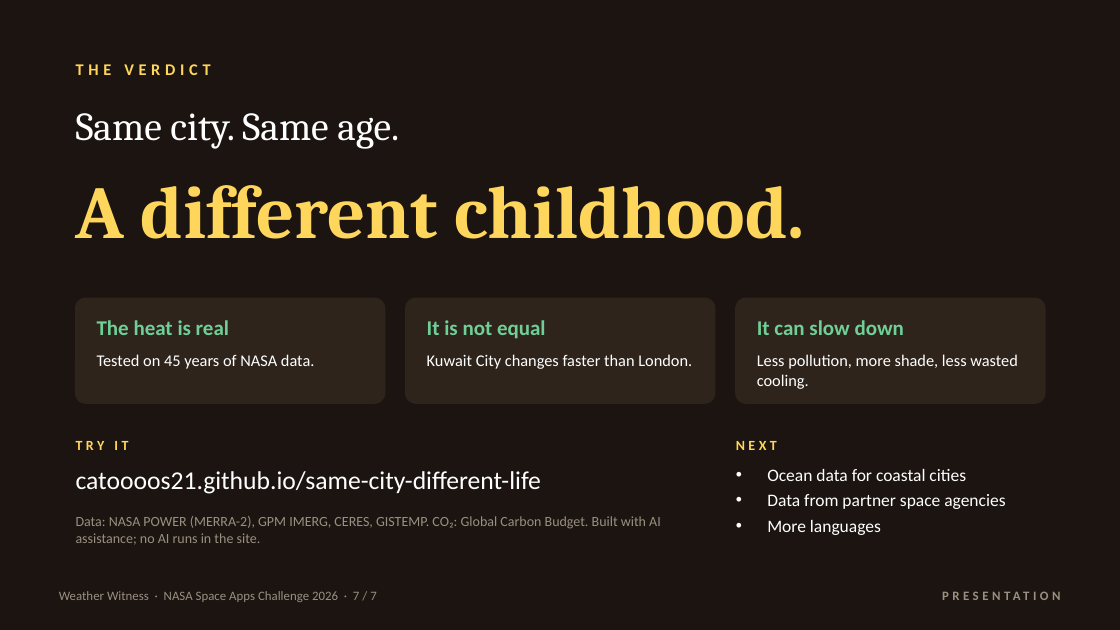
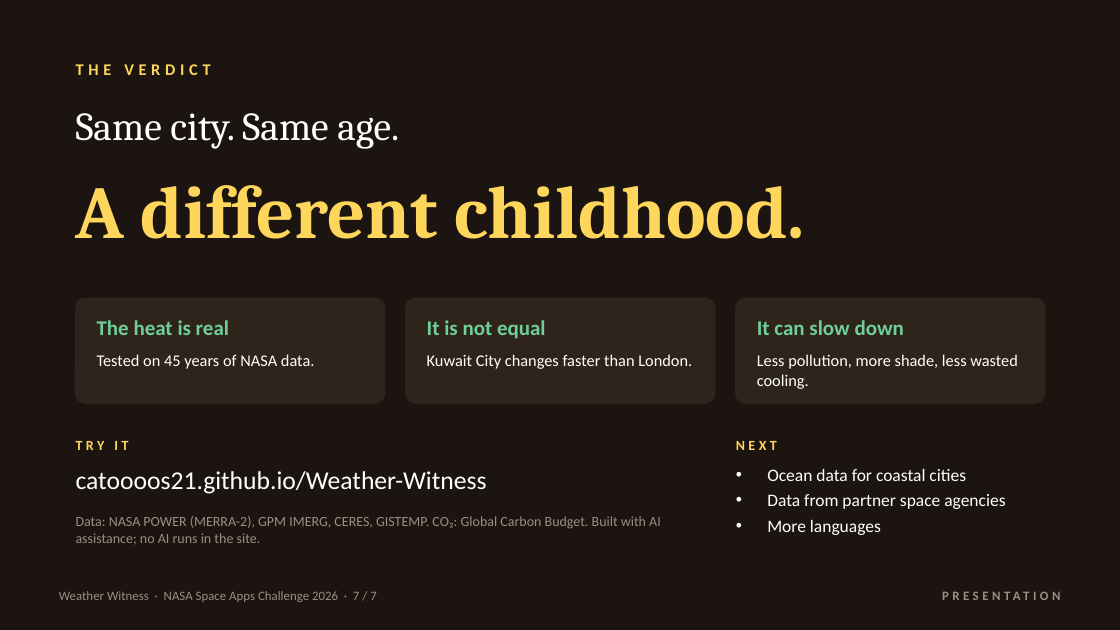
Before and after one commit to catoooos21/Weather-Witness, a slide deck: slide 7 of presentation/Weather-Witness-no-video.pptx. Drawn at 1120x630 pixels with LibreOffice and Linux fonts; fonts in the diff are those of the drawing. Boxes give left, top, right and bottom in pixels: in the first picture for what was removed or moved away, otherwise in the second. Text is boxed around its words. In the diff, an @@ line names an element or a change of style, - is before the commit and + after.

```diff
--- a/presentation/Weather-Witness-no-video.pptx
+++ b/presentation/Weather-Witness-no-video.pptx
@@ text at [76,471,487,494]: text changed @@
-catoooos21.github.io/same-city-different-life
+catoooos21.github.io/Weather-Witness
```
Also in this commit, not shown: 1 other slide changed, 4 other files.
